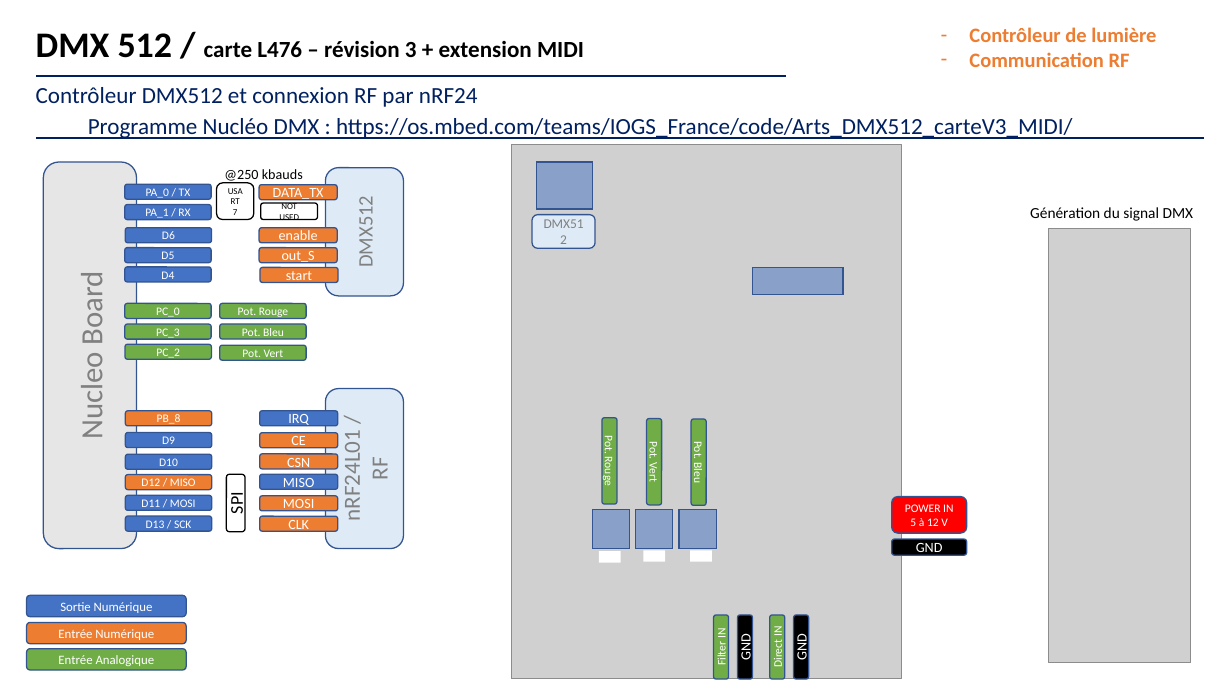
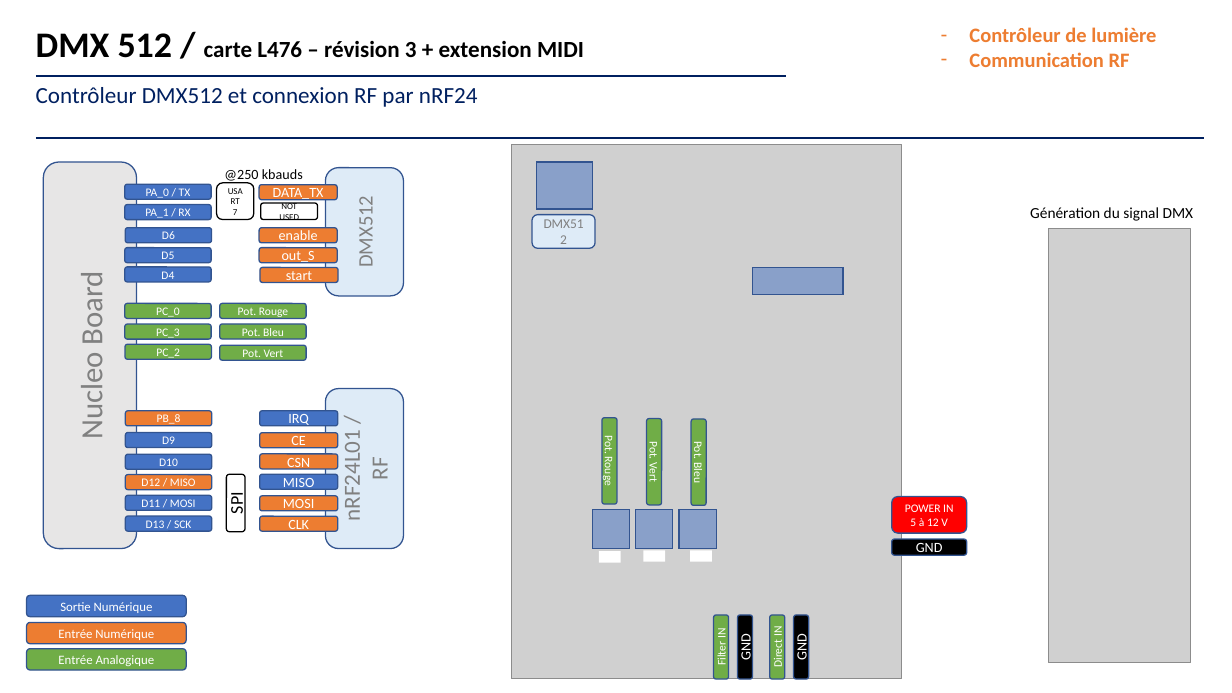
Before and after one commit to jvillemejane/LEnsE_IOGS_Maquettes, a slide deck: slide 5 of Maquettes/Elec_Num_Emb/MIDI_DMX_L476/brochage_DMX_L476.pptx. Drawn at 1232x693 pixels with LibreOffice and Linux fonts; fonts in the diff are those of the drawing; grey boxes stand for pictures. Boxes give left, top, right and bottom in pixels: in the first picture for what was removed or moved away, otherwise in the second. Text is boxed around its words. In the diff, an @@ line names an element or a change of style, - is before the commit and + after.

```diff
--- a/Maquettes/Elec_Num_Emb/MIDI_DMX_L476/brochage_DMX_L476.pptx
+++ b/Maquettes/Elec_Num_Emb/MIDI_DMX_L476/brochage_DMX_L476.pptx
@@ text removed at (88,118,1073,139) @@
-Programme Nucléo DMX : https://os.mbed.com/teams/IOGS_France/code/Arts_DMX512_carteV3_MIDI/
```
Also in this commit, not shown: 3 other slides changed, 1 slide removed, 1 other file.
